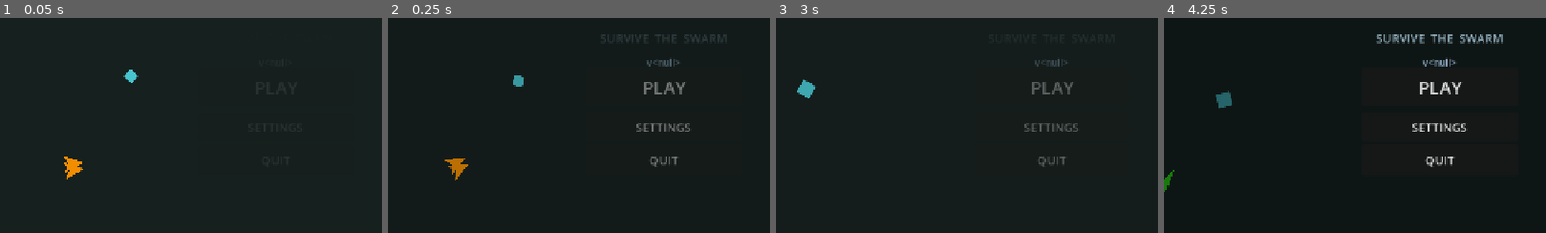
Above: before the commit, frames 1-4 (left to right).
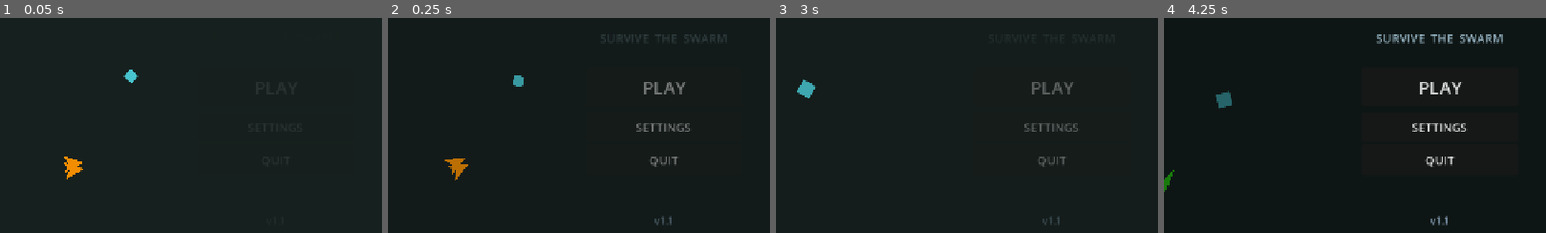
Above: after the commit, the same moments.

Repository: lmt1102011/MT-Space
Game: Godot game, scene res://scenes/menu.tscn
Two runs of this game, one before a commit and one after it. Both use one fixed random seed, a clock stepped at 60 frames per second and the inputs below.
Inputs (mouse positions are % of the whole screen's width and height, from its top left):
- Up to frame 1 (0.05 s): no input
- Up to frame 2 (0.25 s): no input
- Up to frame 3 (3 s): click "PLAY" at 0.5 s; click (50, 48) at 1.27 s; type "Alex" at 1.35 s; click "PLAY" at 2 s; click "BACK" at 2.75 s
- Up to frame 4 (4.25 s): tap Enter at 3.5 s; move the mouse to (72, 45) at 3.52 s; press the mouse at (72, 45) at 3.53 s; hold D (move_right) from 3.53 s (still down)
The pictures show only the part of the screen within x 14-64%, y 40-90%; the shares and areas given below are measured in that part.

The runs differ from the first frame. In frame 2, 0.2% of the frame differs, in the area x 67-77%, y 19-97%; in frame 3, 0.2%; in frame 4, 0.3%.

Commit message:
Fix menu version display
Read the configured app version from its actual ProjectSettings key, move its label below the menu controls, and show the short embedded build revision.

Co-authored-by: Copilot <223556219+Copilot@users.noreply.github.com>

Diff:
--- a/scenes/menu.tscn
+++ b/scenes/menu.tscn
@@ -134,9 +134,9 @@
 anchor_right = 0.5
 anchor_bottom = 0.5
 offset_left = -200.0
-offset_top = -10.0
+offset_top = 254.0
 offset_right = 200.0
-offset_bottom = 10.0
+offset_bottom = 278.0
 grow_horizontal = 2
 grow_vertical = 2
 theme_override_colors/font_color = Color(0.55, 0.65, 0.75, 1)
--- a/scripts/menu.gd
+++ b/scripts/menu.gd
@@ -25,7 +25,11 @@
 	_update_btn.visible = false
 	_update_btn.text = "CHECK FOR UPDATE"
 	_update_btn.pressed.connect(_on_update_pressed)
-	_version_label.text = "v%s" % ProjectSettings.get_setting("application/config/version/name")
+	var version_name := str(ProjectSettings.get_setting("application/version/name", "1.0"))
+	var embedded_version := Web.get_embedded_version()
+	_version_label.text = "v%s" % version_name
+	if not embedded_version.is_empty() and embedded_version != "local":
+		_version_label.text += " (%s)" % embedded_version.left(7)
 	Web.update_available.connect(_on_update_available)
 	call_deferred("_check_for_updates")
 	if Web.has_update():
